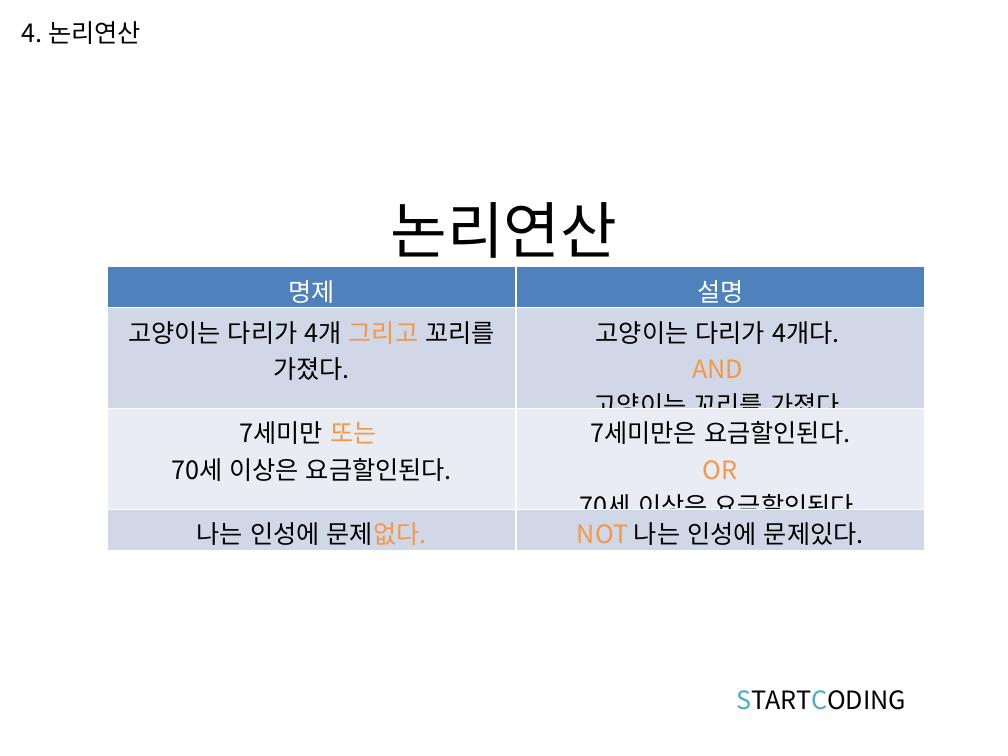
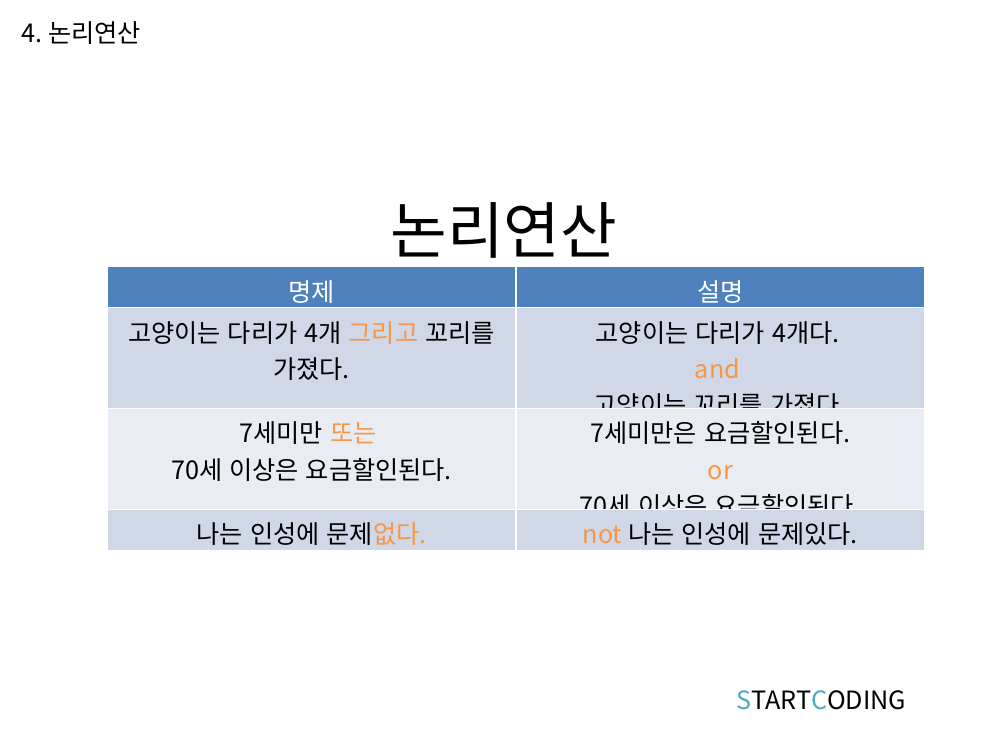
Before and after one commit to kwonkijun/python, a slide deck: slide 14 of 파이썬기초(PPT)/파이썬 기초 3강_연산과 연산자.pptx. Drawn at 1008x756 pixels with LibreOffice and Linux fonts; fonts in the diff are those of the drawing. Boxes give left, top, right and bottom in pixels: in the first picture for what was removed or moved away, otherwise in the second. Text is boxed around its words. In the diff, an @@ line names an element or a change of style, - is before the commit and + after.

```diff
--- a/파이썬기초(PPT)/파이썬 기초 3강_연산과 연산자.pptx
+++ b/파이썬기초(PPT)/파이썬 기초 3강_연산과 연산자.pptx
@@ table at [107,267,925,550] @@
-row 2, column 2: 고양이는 다리가 4개다. / AND / 고양이는 꼬리를 가졌다.
+row 2, column 2: 고양이는 다리가 4개다. / and / 고양이는 꼬리를 가졌다.
-row 3, column 2: 7세미만은 요금할인된다. / OR / 70세 이상은 요금할인된다.
+row 3, column 2: 7세미만은 요금할인된다. / or / 70세 이상은 요금할인된다.
-row 4, column 2: NOT 나는 인성에 문제있다.
+row 4, column 2: not 나는 인성에 문제있다.
```
Also in this commit, not shown: 2 other slides changed, 1 slide added, 27 other files.
